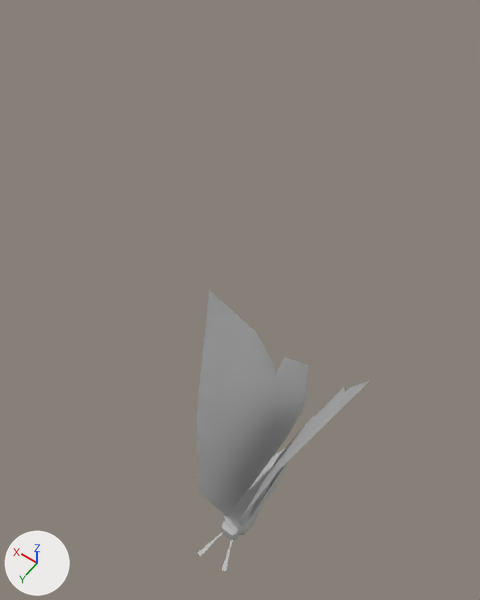
An edit to the FBX model Assets/Models/butterfly.fbx, drawn before and after from the same camera.
Both versions are drawn from a 50 mm camera at (-0.1878, 0.0859, 0.2046) aimed at (-0.1287, 0.0031, 0.0746). Lighting does not change. The marker at lower left points along +X, +Y and +Z. Where no turn or scale is listed for an object, it has been applied to the vertices.

Names of what the first picture shows: 'butterfly', 'wingR', 'wingR1'.
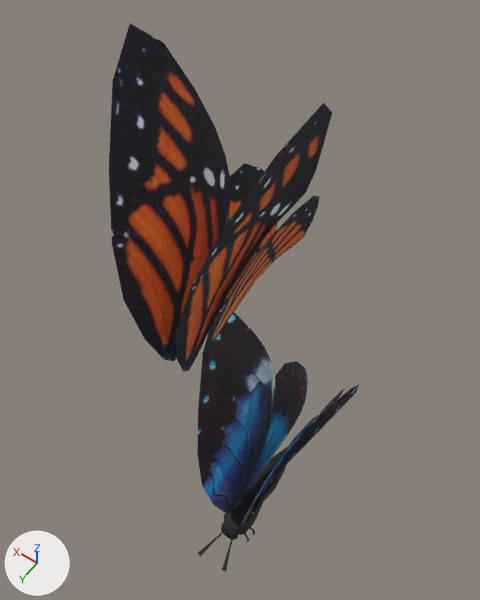
Changed parts and their boxes [x1, y1, x2, y2] in the pictures (480 x 600 px; the box of a moved part takes in the faces that stretch with it):
'wingOrange', added: after [109, 23, 277, 361]
'wingR1', reshaped (11% shorter): before [196, 290, 308, 516]; after [197, 312, 308, 513]
'wingOrange1', added: after [176, 103, 332, 372]
'wingR', reshaped (8% narrower): before [240, 381, 369, 526]; after [241, 384, 360, 525]
part 1 of me_mesh_001, rebuilt: before [242, 356, 308, 496]; after [241, 361, 308, 497]
part 2 of me_mesh_001, rebuilt (11% shorter): before [196, 290, 277, 516]; after [197, 312, 275, 513]
part 3 of me_mesh, moved or reshaped: before [221, 448, 287, 540]; after [221, 447, 287, 540]
part 5 of me_mesh_002, rebuilt: before [256, 387, 345, 508]; after [256, 389, 344, 508]
part 6 of me_mesh_002, rebuilt (8% narrower): before [240, 381, 369, 526]; after [241, 384, 360, 525]

What changed in the scene script:
```text
Change me_mesh_001:
    remove me_mesh_001.from_pydata(...)  # 22 vertices, 22 faces; spans x -0.008..0.0127, y -0.0341..0.023, z -0.036..0.0402
    remove me_mesh_001.materials.append(mat_lambert1)  # grey #bcbcbc
    add me_mesh_001.from_pydata(...)  # 66 vertices, 92 faces; spans x -0.0078..0.0106, y -0.0331..0.0211, z -0.0358..0.0342
    me_mesh_001 part 1: the loose piece of 11 vertices spanning x -0.008..0.0011, y -0.0341..0.0118, z -0.036..-0.0039 is rebuilt with 33 vertices and now spans x -0.0078..0.0004, y -0.0331..0.0101, z -0.0358..-0.0053, in mat_blinn1 (picture img_bugs2_base_color_png)
    me_mesh_001 part 2: the loose piece of 11 vertices spanning x -0.0071..0.0127, y -0.0193..0.023, z -0.0356..0.0402 is rebuilt with 33 vertices and now spans x -0.007..0.0106, y -0.0182..0.0211, z -0.0354..0.0342, in mat_blinn1 (picture img_bugs2_base_color_png)
    add me_mesh_001.materials.append(mat_blinn1)  # picture img_bugs2_base_color_png
Change me_mesh_002:
    remove me_mesh_002.from_pydata(...)  # 22 vertices, 22 faces; spans x -0.0127..0.008, y -0.0341..0.023, z -0.036..0.0402
    remove me_mesh_002.materials.append(mat_lambert1)  # grey #bcbcbc
    add me_mesh_002.from_pydata(...)  # 66 vertices, 92 faces; spans x -0.0106..0.0078, y -0.0331..0.0211, z -0.0358..0.0342
    me_mesh_002 part 5: the loose piece of 11 vertices spanning x -0.0011..0.008, y -0.0341..0.0118, z -0.036..-0.0039 is rebuilt with 33 vertices and now spans x -0.0004..0.0078, y -0.0331..0.0101, z -0.0358..-0.0053, in mat_blinn1 (picture img_bugs2_base_color_png)
    me_mesh_002 part 6: the loose piece of 11 vertices spanning x -0.0127..0.0071, y -0.0193..0.023, z -0.0356..0.0402 is rebuilt with 33 vertices and now spans x -0.0106..0.007, y -0.0182..0.0211, z -0.0354..0.0342, in mat_blinn1 (picture img_bugs2_base_color_png)
    add me_mesh_002.materials.append(mat_blinn1)  # picture img_bugs2_base_color_png
Change me_mesh:
    remove me_mesh.from_pydata(...)  # 74 vertices, 144 faces; spans x -0.0045..0.0045, y -0.0165..0.0191, z -0.0045..0.0045
    remove me_mesh.materials.append(mat_lambert1)  # grey #bcbcbc
    add me_mesh.from_pydata(...)  # 110 vertices, 216 faces; spans x -0.0045..0.0045, y -0.0165..0.0191, z -0.0045..0.0045
    me_mesh part 3
    36 vertices are removed from x -0.0039..0.0039, y -0.0162..0.0185, z -0.0039..0.0039
    144 faces are deleted
    48 vertices are added at x -0.004..0.0036, y -0.0162..0.0185, z -0.004..0.004
    12 new vertices lie (0.0005, 0.0, 0.0005) away from vertices in x -0.004..0.0035, y -0.0162..0.0185, z -0.004..0.0035
    12 new vertices lie (0.0005, 0.0, -0.0005) away from vertices in x -0.004..0.0035, y -0.0162..0.0185, z -0.0035..0.004
    216 new faces join them
    me_mesh part 4: the surface is now shaded smooth
    add me_mesh.materials.append(mat_blinn1)  # picture img_bugs2_base_color_png
Add ob_wingorange:
    ob_wingorange = bpy.data.objects.new('wingOrange', me_mesh_009)  # 66 vertices, 92 faces; spans x -0.0078..0.0106, y -0.0331..0.0211, z -0.0358..0.0342; in mat_blinn1 (picture img_bugs2_base_color_png)
    ob_wingorange.location = (-0.1196, 0.0121, 0.109)
Add ob_wingorange1:
    ob_wingorange1 = bpy.data.objects.new('wingOrange1', me_mesh_010)  # 66 vertices, 92 faces; spans x -0.0106..0.0078, y -0.0331..0.0211, z -0.0358..0.0342; in mat_blinn1 (picture img_bugs2_base_color_png)
    ob_wingorange1.location = (-0.1375, 0.0121, 0.109)
```
